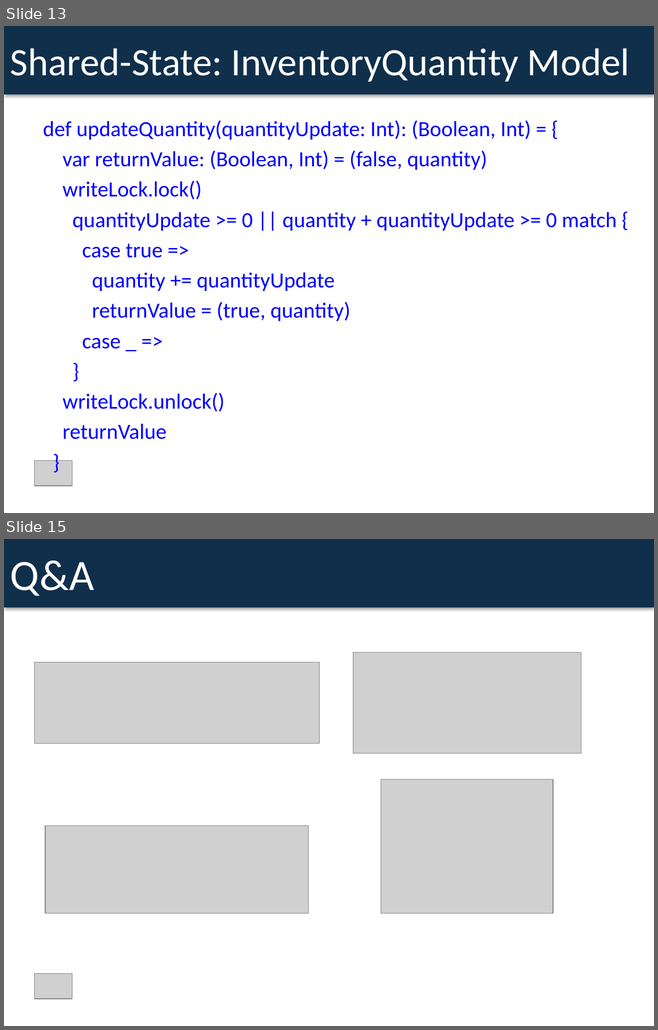
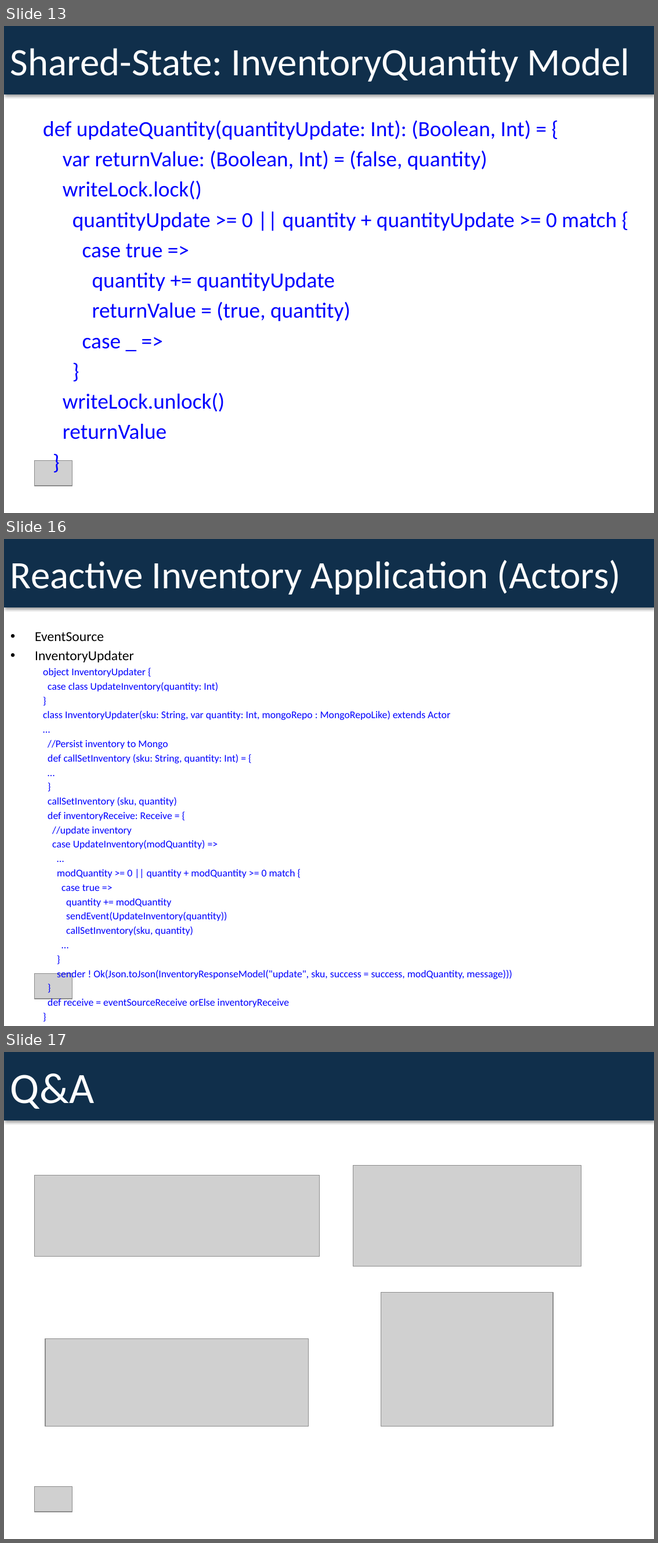
Before and after one commit to dspeele/react-vs-shared-state-inventory, a slide deck: React Vs Shared State Deck.pptx. Shown one above the other, each under a label of ours: slides 13 and 15 before the commit, slides 13, 16 and 17 after it; the slides between them are not shown. The pictures are 658x1030 and 658x1543 pixels, drawn with LibreOffice and Linux fonts; fonts in the diff are those of the drawing; grey boxes stand for pictures. Boxes give left, top, right and bottom in pixels: in the first picture for what was removed or moved away, otherwise in the second. Text is boxed around its words. In the diff, an @@ line names an element or a change of style, - is before the commit and + after.

```diff
--- a/React Vs Shared State Deck.pptx
+++ b/React Vs Shared State Deck.pptx
@@ slide 16 added at [4,539,654,1026], background #FFFFFF @@
@@ rectangle added at [4,539,654,607], fill #102F4B, 43 pt, text #FFFFFF @@
+Reactive Inventory Application (Actors)
@@ text added at [35,632,511,1006], 11.4 pt, text #0000FF @@
+• EventSource
+• InventoryUpdater
+  object InventoryUpdater {
+  case class UpdateInventory(quantity: Int)
+  }
+  class InventoryUpdater(sku: String, var quantity: Int, mongoRepo : MongoRepoLike) extends Actor
+  …
+  //Persist inventory to Mongo
+  def callSetInventory (sku: String, quantity: Int) = {
+  …
+  }
+  callSetInventory (sku, quantity)
+  def inventoryReceive: Receive = {
+  //update inventory
+  case UpdateInventory(modQuantity) =>
+  …
+  modQuantity >= 0 || quantity + modQuantity >= 0 match {
+  case true =>
+  quantity += modQuantity
+  sendEvent(UpdateInventory(quantity))
+  callSetInventory(sku, quantity)
+  …
+  }
+  sender ! Ok(Json.toJson(InventoryResponseModel("update", sku, success = success, modQuantity, message)))
+  }
+  def receive = eventSourceReceive orElse inventoryReceive
+  }
@@ picture added at [35,973,72,999] @@
@@ what was slide 15 is now slide 17 @@
```
Also in this commit, not shown: 2 slides changed, 1 other slide added, 2 other files.
